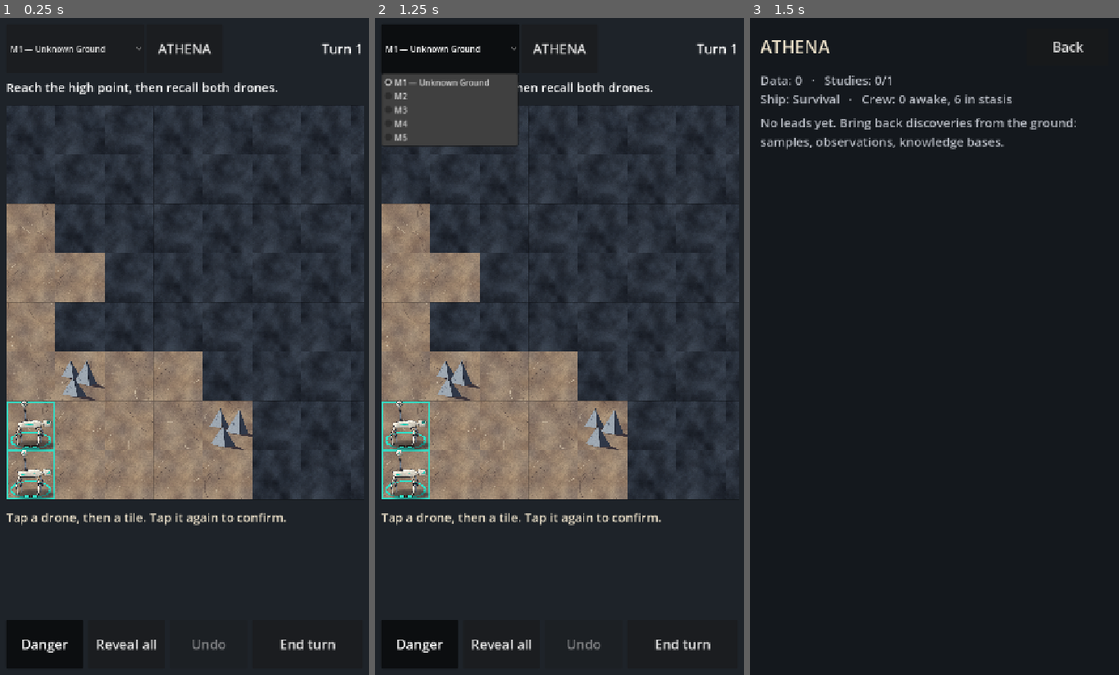
Above: before the commit, frames 1-3 (left to right).
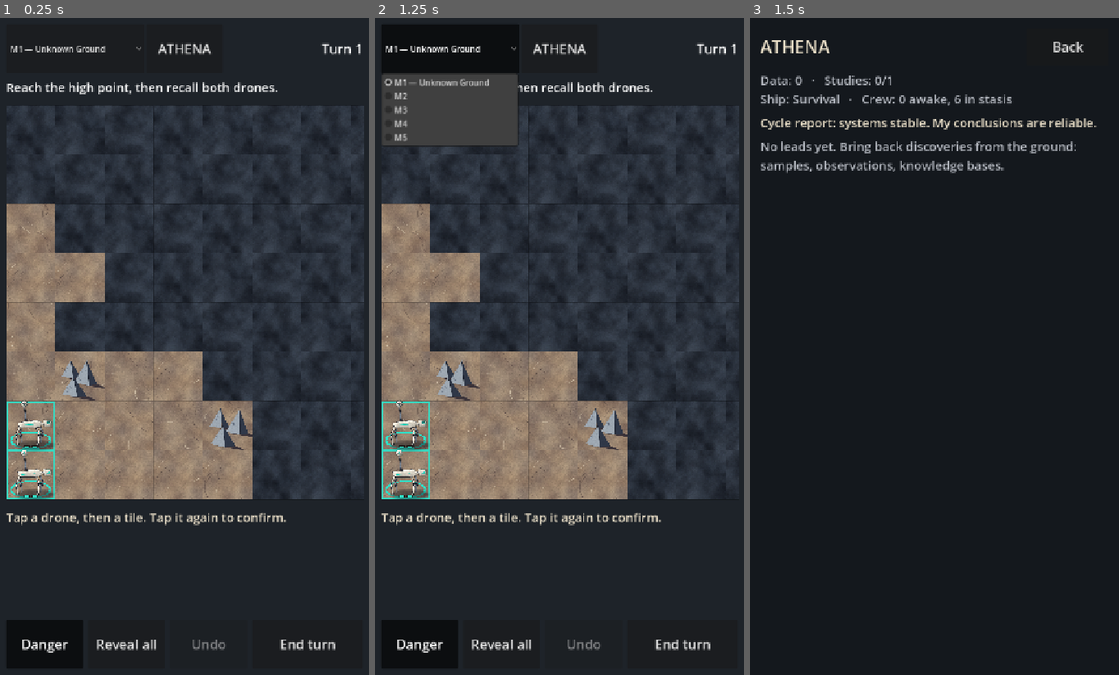
Above: after the commit, the same moments.

Repository: devdownin/Dogs
Game: Godot game, scene res://ui/main.tscn
Same seed, same stepped clock (60 frames per second), same inputs: the game is played once before the commit and once after it.
Inputs:
- Up to frame 1 (0.25 s): no input
- Up to frame 2 (1.25 s): click "M1 — Unknown Ground" at 0.5 s
- Up to frame 3 (1.5 s): click "ATHENA" at 1.25 s

Frames 1-2 are identical in both runs. In frame 3, 2.3% of the frame differs, in the area x 2-94%, y 15-24%.

Commit message:
Silence radio, indices de l'Acte I et doute d'ATHENA
- règle radio_silence (débloquée par l'hypothèse OBS-5) : un drone coupe sa liaison avec ATHENA,
  les Gardiens ne le voient ni ne le visent, mais il avance à l'aveugle et ne peut que se reconnecter
- parité Python/GDScript ; rejeux m4_silence et m4_piege_reconnexion ; règles sauvegardées avec la mission
- indices : M1 la balise n'intéresse personne, M3 le motif réagit à la connexion du relais,
  M5 ils visaient ce qui parlait à ATHENA (découverte obs_signal_hunt)
- doute d'ATHENA (0 à 3) : rapports de cycle de plus en plus hésitants, recommandation de réveil
- retrait de tools/__pycache__ du dépôt

Co-Authored-By: Claude Opus 5.5 <noreply@anthropic.com>
Claude-Session: https://claude.ai/code/session_01AZyzVnEZUoPFWvfp5CPjWW

Diff:
--- a/core/campaign.gd
+++ b/core/campaign.gd
@@ -122,6 +122,34 @@
 	return maxi(1, n)
 
 
+## Règles de mission débloquées par les hypothèses confirmées (ex. "radio_silence").
+func unlocked_rules() -> Array[String]:
+	var out: Array[String] = []
+	for id: String in confirmed:
+		var eff: Dictionary = hypotheses[id]["effect"]
+		if eff.get("type", "") == "unlock_rule":
+			out.append(eff["rule"])
+	return out
+
+
+## Doute d'ATHENA, de 0 à 3 : il grandit à mesure qu'elle comprend que les Gardiens
+## combattent les IA, donc elle. Il colore ses rapports ; à partir de 2, elle recommande
+## de rendre la décision à l'équipage.
+func athena_doubt() -> int:
+	var level := 0
+	if discoveries.has("obs_signal_hunt"):
+		level += 1
+	if confirmed.has("obs_5"):
+		level += 1
+	if confirmed.has("xen_3b") or confirmed.has("xen_3r"):
+		level += 1
+	return level
+
+
+func athena_recommends_waking() -> bool:
+	return athena_doubt() >= 2 and not confirmed.has("crew_commander")
+
+
 func crew_awake() -> int:
 	var n := 0
 	for id: String in confirmed:
@@ -139,7 +167,9 @@
 	var d := def.data
 	var won := game.result == "victory"
 	var recs := game.records()
+	var doubt_before := athena_doubt()
 	var summary := {
+		"doubt": -1,
 		"data": 0,
 		"materials": 0,
 		"discoveries": [] as Array[String],
@@ -185,6 +215,8 @@
 	if not game.neutralized.is_empty():
 		_discover("debris_guardian", summary)
 	_tick(summary)
+	if athena_doubt() > doubt_before:
+		summary["doubt"] = athena_doubt()
 	return summary
 
 
--- a/core/game_state.gd
+++ b/core/game_state.gd
@@ -31,6 +31,7 @@
 const NO_CELL := Vector2i(-1, -1)
 
 var def: MissionDef
+var rules: Dictionary[String, bool] = {}  # règles débloquées par la campagne (radio_silence…)
 var units: Dictionary[String, Dictionary] = {}
 var guards: Dictionary[String, Dictionary] = {}
 var recolored: Dictionary[Vector2i, bool] = {}
@@ -63,8 +64,10 @@
 var _seq: Dictionary[String, int] = {}
 
 
-func _init(mission: MissionDef) -> void:
+func _init(mission: MissionDef, unlocked: Array = []) -> void:
 	def = mission
+	for r: String in unlocked:
+		rules[r] = true
 	var d := def.data
 	for u: Dictionary in d["deployment"]["units"]:
 		units[u["id"]] = {
@@ -75,7 +78,8 @@
 			"moved": false,
 			"acted": false,
 			"braced": false,
-			"rampart": false
+			"rampart": false,
+			"silent": false
 		}
 	for g: Dictionary in d["guardians"]:
 		var route: Array[Vector2i] = []
@@ -143,6 +147,9 @@
 	var out: Array[Dictionary] = []
 	var u := units[uid]
 	if u["status"] != "active" or u["acted"] or not result.is_empty():
+		return out
+	if u["silent"]:
+		out.append({"kind": "reconnect", "target": NO_CELL, "feature": ""})
 		return out
 	for fid in def.features:
 		var f := def.features[fid]
@@ -168,6 +175,8 @@
 	if u["type"] == "protector":
 		out.append({"kind": "rampart", "target": NO_CELL, "feature": ""})
 	out.append({"kind": "brace", "target": NO_CELL, "feature": ""})
+	if rules.has("radio_silence"):
+		out.append({"kind": "silence", "target": NO_CELL, "feature": ""})
 	if extraction_open and def.extraction.has(u["pos"]):
 		out.append({"kind": "extract", "target": NO_CELL, "feature": ""})
 	return out
@@ -220,7 +229,7 @@
 ## Un drone peut-il frapper la case `t` (portée, ligne de vue) ?
 func can_attack(uid: String, t: Vector2i) -> bool:
 	var u := units[uid]
-	if not ATTACK.has(u["type"]) or u["status"] != "active" or u["acted"]:
+	if not ATTACK.has(u["type"]) or u["status"] != "active" or u["acted"] or u["silent"]:
 		return false
 	var d := Cells.manhattan(u["pos"], t)
 	return (
@@ -272,7 +281,8 @@
 		terrains_entered[def.terrain(p)] = true
 		if recolored.has(p):
 			territory_entered = true
-		revealed.merge(def.vision(p, UNITS[u["type"]][2]))
+		if not u["silent"]:
+			revealed.merge(def.vision(p, UNITS[u["type"]][2]))
 	u["pos"] = dest
 	u["moved"] = true
 	_emit({"type": "unit_moved", "unit": uid, "path": path})
@@ -281,7 +291,8 @@
 	return true
 
 
-## kind : "interact", "interface", "probe", "extract", "attack", "brace", "rampart", "repair".
+## kind : "interact", "interface", "probe", "extract", "attack", "brace", "rampart", "repair",
+## "silence", "reconnect".
 ## `target` : case du point d'intérêt, centre de la Sonde, Gardien visé ou allié à réparer.
 func action(uid: String, kind: String, target := Vector2i(-1, -1)) -> bool:
 	if not _can_command(uid):
@@ -289,7 +300,19 @@
 	var u := units[uid]
 	if u["acted"]:
 		return _refuse("%s a déjà agi" % uid)
+	if u["silent"] and kind != "reconnect":
+		return _refuse("%s est en silence radio" % uid)
 	match kind:
+		"silence":
+			if not rules.has("radio_silence"):
+				return _refuse("silence radio non débloqué")
+			u["silent"] = true
+			_emit({"type": "unit_silenced", "unit": uid})
+		"reconnect":
+			if not u["silent"]:
+				return _refuse("%s est déjà relié" % uid)
+			u["silent"] = false
+			_emit({"type": "unit_reconnected", "unit": uid})
 		"extract":
 			if not extraction_open or not def.extraction.has(u["pos"]):
 				return _refuse("%s : rappel impossible ici" % uid)
@@ -510,7 +533,8 @@
 					var full := MissionDef.trace(res["prev"], g["pos"], target)
 					for p in full.slice(0, PATROLLER_MOVE):
 						if unit_at.has(p):
-							detected[p] = true  # un drone barre la route
+							if not units[unit_at[p]]["silent"]:
+								detected[p] = true  # un drone barre la route
 							break
 						path.append(p)
 						if _next_to_any(p, protectors):
@@ -525,9 +549,10 @@
 		pl["watched"] = seen
 		watched.merge(seen)
 		out_guards[gid] = pl
-	var hp: Dictionary[String, int] = {}
+	var hp: Dictionary[String, int] = {}  # drones visibles : un drone en silence n'est ni vu ni visé
 	for id in active_units():
-		hp[id] = units[id]["hp"]
+		if not units[id]["silent"]:
+			hp[id] = units[id]["hp"]
 	var cells: Array[Vector2i] = []
 	cells.assign(gpos.values())
 	var attacks: Array[Dictionary] = []
@@ -566,7 +591,7 @@
 		attacks.append({"guardian": gid, "unit": best, "damage": dmg, "from": pos})
 	for p: Vector2i in unit_at:
 		var id := unit_at[p]
-		if hp[id] <= 0:
+		if not hp.has(id) or hp[id] <= 0:
 			continue
 		if (
 			(watched.has(p) and not _hidden(id, cells))
@@ -860,7 +885,11 @@
 func _refresh_vision() -> void:
 	current_vision.clear()
 	for id in active_units():
-		current_vision.merge(def.vision(units[id]["pos"], UNITS[units[id]["type"]][2]))
+		var u := units[id]
+		if u["silent"]:
+			current_vision[u["pos"]] = true  # en silence radio, ATHENA ne reçoit plus rien
+		else:
+			current_vision.merge(def.vision(u["pos"], UNITS[u["type"]][2]))
 	current_vision.merge(probed)
 	revealed.merge(current_vision)
 	for gid in guards:
--- a/core/save_store.gd
+++ b/core/save_store.gd
@@ -55,7 +55,9 @@
 
 
 ## Les commandes portent des cases (Vector2i) : on les écrit sous forme « E5 ».
-static func save_mission(mission_id: String, log: Array[Dictionary]) -> bool:
+static func save_mission(
+	mission_id: String, log: Array[Dictionary], rules: Array[String] = []
+) -> bool:
 	var cmds: Array = []
 	for cmd in log:
 		var c := {}
@@ -66,10 +68,10 @@
 			else:
 				c[k] = v
 		cmds.append(c)
-	return write(MISSION, {"format": FORMAT, "mission": mission_id, "log": cmds})
+	return write(MISSION, {"format": FORMAT, "mission": mission_id, "log": cmds, "rules": rules})
 
 
-## {mission, log} avec les cases reconverties, ou {} si rien d'exploitable.
+## {mission, log, rules} avec les cases reconverties, ou {} si rien d'exploitable.
 static func load_mission() -> Dictionary:
 	var d := read(MISSION)
 	if int(d.get("format", 0)) != FORMAT or not d.has("mission"):
@@ -81,4 +83,4 @@
 			if cmd.has(k):
 				cmd[k] = Vector2i(-1, -1) if cmd[k] == "-" else Cells.parse(cmd[k])
 		log.append(cmd)
-	return {"mission": d["mission"], "log": log}
+	return {"mission": d["mission"], "log": log, "rules": d.get("rules", [])}
--- a/data/i18n/missions.csv
+++ b/data/i18n/missions.csv
@@ -23,7 +23,7 @@
 M3_RELAY,Point de relais,Relay point
 M3_RUIN,Ruine,Ruin
 M3_COUNTDOWN,Fermeture de l'extraction,Extraction closing
-M3_DLG_REACTION,Le sol a changé depuis votre passage. Il progresse vers vous.,The ground has changed since you passed. It is moving toward you.
+M3_DLG_REACTION,Le motif s'est mis en mouvement à l'instant où le relais s'est connecté à moi. Pas avant.,The pattern started moving the moment the relay connected to me. Not before.
 M4_TITLE,Le veilleur,The Watcher
 M4_OBJ_MAIN,Activer la balise sur le plateau avec le Technicien.,Activate the beacon on the plateau with the Technician.
 M4_REC_QUIET,Ne jamais dépasser le cran Veille.,Never rise above Watch.
@@ -46,5 +46,6 @@
 M5_REC_SPARE,Ne neutraliser aucun Gardien.,Neutralize no Guardian.
 M5_COUNTDOWN,Émission,Transmission
 M5_DLG_SIGNAL,Émission en cours. Trois cycles. Ils vont converger vers le relais : probabilité élevée.,Transmission under way. Three cycles. They will converge on the relay: high probability.
-M5_DLG_SENT,Signal reçu à bord. C'est la première fois que vous me parlez depuis le sol.,Signal received aboard. This is the first time you have spoken to me from the ground.
+M5_DLG_SENT,Signal reçu. Ils n'ont jamais visé le relais : ils visaient ce qui me parlait.,Signal received. They never targeted the relay: they targeted whatever was talking to me.
 TIP_COMBAT,Les Gardiens annoncent leurs coups. Se tapir : −1 dégât. Un coup porte toujours au moins 1.,Guardians announce their strikes. Brace: −1 damage. A hit always deals at least 1.
+M1_DLG_TRACKED,La balise d'atterrissage émet en continu. Rien ne s'en approche. Ce sont les drones que quelque chose observe.,The landing beacon broadcasts constantly. Nothing approaches it. Something is watching the drones.
--- a/data/i18n/research.csv
+++ b/data/i18n/research.csv
@@ -59,3 +59,6 @@
 HYP_CREW_XENOLOGIST_FX,Xénologie : 1 cycle de moins. Support vital : −1 Énergie.,Xenology: 1 cycle less. Life support: −1 Energy.
 HYP_CREW_COMMANDER_FX,Ouvre des options de décision à l'Acte IV. Support vital : −1 Énergie.,Unlocks decision options in Act IV. Life support: −1 Energy.
 HYP_CREW_PILOT_FX,« Fenêtre de transit » : 2 tours de plus. Support vital : −1 Énergie.,"""Transit Window"": 2 more turns. Life support: −1 Energy."
+DISC_OBS_SIGNAL_HUNT,Ils traquent ce qui parle à ATHENA,They hunt what speaks to ATHENA
+HYP_OBS_5,Silence radio,Radio silence
+HYP_OBS_5_FX,"Un drone peut couper sa liaison avec ATHENA : les Gardiens ne le voient plus, mais il avance à l'aveugle et ne peut plus agir avant de se reconnecter.","A drone can cut its link to ATHENA: Guardians no longer see it, but it moves blind and cannot act until it reconnects."
--- a/data/i18n/ui.csv
+++ b/data/i18n/ui.csv
@@ -75,3 +75,12 @@
 STAGE_RESEARCH,Recherche,Research
 STAGE_PROJECTION,Projection,Projection
 STAGE_NAVIGATION,Navigation,Navigation
+UI_ACT_SILENCE,Silence radio,Radio silence
+UI_ACT_RECONNECT,Reconnecter,Reconnect
+UI_SILENCED,%s coupe sa liaison avec ATHENA.,%s cuts its link to ATHENA.
+UI_RECONNECTED,%s est de nouveau relié.,%s is linked again.
+RES_RECOMMENDED,recommandé par ATHENA,recommended by ATHENA
+ATHENA_NOTE_0,Rapport de cycle : systèmes stables. Mes conclusions sont fiables.,Cycle report: systems stable. My conclusions are reliable.
+ATHENA_NOTE_1,Rapport de cycle : ils traquent ce qui me parle. Je n'en tire aucune conclusion. Je préfère vous le signaler.,Cycle report: they hunt whatever talks to me. I draw no conclusion from it. I would rather tell you.
+ATHENA_NOTE_2,"Rapport de cycle : en silence, les drones passent. Ce que les Gardiens combattent, c'est moi. Je recommande de réveiller l'équipage dès que les caissons le permettront. Je ne devrais pas être seule à décider.","Cycle report: in silence, the drones get through. What the Guardians fight is me. I recommend waking the crew as soon as the pods allow. I should not be the only one deciding."
+ATHENA_NOTE_3,Rapport de cycle : je comprends la chute. Je comprends aussi pourquoi ils m'arrêteraient. Les décisions qui suivent ne devraient plus m'appartenir.,Cycle report: I understand the fall. I also understand why they would stop me. The decisions ahead should no longer be mine.
--- a/data/missions/m1_sol_inconnu.json
+++ b/data/missions/m1_sol_inconnu.json
@@ -59,6 +59,8 @@
         { "type": "dialogue", "lines": [ { "speaker": "athena", "key": "M1_DLG_FRAGMENTS" } ] },
         { "type": "show_tip", "key": "TIP_EXTRACT" }
       ] },
+    { "id": "t_tracked", "when": { "type": "turn_start", "turn": 3 },
+      "do": [ { "type": "dialogue", "lines": [ { "speaker": "athena", "key": "M1_DLG_TRACKED" } ] } ] },
     { "id": "t_outro", "when": { "type": "all_units_extracted" },
       "do": [ { "type": "cinematic", "key": "M1_OUTRO_SILHOUETTE" } ] }
   ],
--- a/data/missions/m5_prix_signal.json
+++ b/data/missions/m5_prix_signal.json
@@ -211,6 +211,12 @@
       "gauge": "concord",
       "delta": 1,
       "if_record": "r_spare"
+    },
+    {
+      "type": "discoveries",
+      "ids": [
+        "obs_signal_hunt"
+      ]
     }
   ]
 }
--- /dev/null
+++ b/data/replays/m4_piege_reconnexion.json
@@ -0,0 +1,11 @@
+{
+  "mission": "m4_le_veilleur",
+  "description": "Piège : se reconnecter en D6 sous le regard de la Sentinelle ; la détection reprend dès la phase suivante.",
+  "rules": ["radio_silence"],
+  "turns": [
+    [ { "unit": "tec", "move": "D7", "act": "silence" } ],
+    [ { "unit": "tec", "move": "D6" } ],
+    [ { "unit": "tec", "act": "reconnect" } ]
+  ],
+  "expect": { "result": null, "alert_max": "warning" }
+}
--- /dev/null
+++ b/data/replays/m4_silence.json
@@ -0,0 +1,15 @@
+{
+  "mission": "m4_le_veilleur",
+  "description": "Silence radio débloqué : le Technicien attend dans le regard de la Sentinelle sans être vu, puis se reconnecte hors de vue avant d'activer la balise.",
+  "rules": ["radio_silence"],
+  "turns": [
+    [ { "unit": "tec", "move": "D7", "act": "silence" } ],
+    [ { "unit": "tec", "move": "D6" } ],
+    [],
+    [ { "unit": "tec", "move": "D3" } ],
+    [ { "unit": "tec", "move": "E2", "act": "reconnect" } ],
+    [ { "unit": "tec", "act": "interface", "target": "E1" } ]
+  ],
+  "expect": { "result": "victory", "turn": 6, "alert_max": "watch", "records": { "r_quiet": true },
+    "state": { "units": { "tec": ["E2", 2, "active"] } } }
+}
--- a/data/research/discoveries.json
+++ b/data/research/discoveries.json
@@ -6,6 +6,12 @@
       "nature": "observation",
       "source_mission": "m4",
       "title_key": "DISC_OBS_SENTINEL_CYCLE"
+    },
+    {
+      "id": "obs_signal_hunt",
+      "nature": "observation",
+      "source_mission": "m5",
+      "title_key": "DISC_OBS_SIGNAL_HUNT"
     },
     {
       "id": "sample_recolored_soil",
--- a/data/research/tree.json
+++ b/data/research/tree.json
@@ -73,6 +73,22 @@
       }
     },
     {
+      "id": "obs_5",
+      "branch": "observation",
+      "title_key": "HYP_OBS_5",
+      "requires": {
+        "discoveries": [
+          "obs_signal_hunt"
+        ]
+      },
+      "cycles": 1,
+      "data_cost": 4,
+      "effect": {
+        "type": "unlock_rule",
+        "rule": "radio_silence"
+      }
+    },
+    {
       "id": "lia_1",
       "branch": "link",
       "title_key": "HYP_LIA_1",
--- a/tests/run_campaign.gd
+++ b/tests/run_campaign.gd
@@ -11,6 +11,7 @@
 func _init() -> void:
 	_test_tree()
 	_test_exclusive()
+	_test_athena()
 	_test_store()
 	print("%d échec(s)" % _failed)
 	quit(1 if _failed > 0 else 0)
@@ -73,6 +74,24 @@
 	_check(c.cycles_needed("xen_3r") == 2, "la xénologue réveillée raccourcit la Xénologie")
 
 
+func _test_athena() -> void:
+	var c := Campaign.new()
+	_check(c.athena_doubt() == 0 and c.unlocked_rules().is_empty(), "ATHENA sûre d'elle au départ")
+	var s5 := _apply(c, "m5_reference")
+	_check(c.discoveries.has("obs_signal_hunt"), "M5 : ils traquent ce qui parle à ATHENA")
+	_check(int(s5["doubt"]) == 1, "le bilan de M5 rapporte le premier doute")
+	_check(c.state("obs_5") == "available", "« Silence radio » devient étudiable")
+	_check(c.start_study("obs_5"), "étudier « Silence radio »")
+	var s4 := _apply(c, "m4_reference")
+	_check(c.unlocked_rules() == ["radio_silence"], "silence radio débloqué pour les missions")
+	_check(c.athena_doubt() == 2 and int(s4["doubt"]) == 2, "second doute : ATHENA se sait visée")
+	_check(c.athena_recommends_waking(), "ATHENA recommande de réveiller l'équipage")
+	c.confirmed["crew_commander"] = true
+	_check(
+		not c.athena_recommends_waking(), "plus de recommandation une fois la commandante éveillée"
+	)
+
+
 func _test_store() -> void:
 	var path := "user://test_store.json"
 	SaveStore.erase(path)
@@ -91,8 +110,12 @@
 		{"t": "act", "unit": "pro", "kind": "brace", "target": Vector2i(-1, -1)},
 		{"t": "end"}
 	]
-	SaveStore.save_mission("m5_prix_signal", log)
+	SaveStore.save_mission("m5_prix_signal", log, ["radio_silence"] as Array[String])
 	var back := SaveStore.load_mission()
+	_check(
+		back["rules"] == ["radio_silence"],
+		"les règles débloquées sont sauvegardées avec la mission"
+	)
 	_check(back["mission"] == "m5_prix_signal", "mission en cours retrouvée")
 	_check(
 		JSON.stringify(back["log"]) == JSON.stringify(log),
--- a/tests/run_replays.gd
+++ b/tests/run_replays.gd
@@ -38,7 +38,7 @@
 	var def := MissionLoader.load_mission(MISSIONS + rep["mission"] + ".json")
 	if def == null:
 		return PackedStringArray(["mission introuvable ou invalide"])
-	var g := GameState.new(def)
+	var g := GameState.new(def, rep.get("rules", []))
 	for cmds: Array in rep["turns"]:
 		g.start_turn()
 		for c: Dictionary in cmds:
--- a/tests/run_ui.gd
+++ b/tests/run_ui.gd
@@ -118,6 +118,7 @@
 	await _test_combat(main)
 	main = await _test_resume(main)
 	await _test_research(main)
+	await _test_silence(main)
 	SaveStore.erase(SaveStore.MISSION)
 	SaveStore.erase(SaveStore.CAMPAIGN)
 
@@ -381,6 +382,40 @@
 	_check(not main._research.visible, "retour à la carte")
 
 
+## Silence radio, une fois l'hypothèse confirmée : le drone disparaît des intentions.
+func _test_silence(main: Control) -> void:
+	var c: Campaign = main.campaign
+	c.discoveries["obs_signal_hunt"] = true
+	c.confirmed["obs_5"] = true
+	main.open_research()
+	await _shot(main, "athena_doute")
+	main._research.closed.emit()
+	main.load_mission(3)
+	_tap(main, "D10")
+	_tap(main, "D7")
+	_tap(main, "D7")
+	var kinds: Array = main.game.available_actions("tec").map(
+		func(a: Dictionary) -> String: return a["kind"]
+	)
+	_check(kinds.has("silence"), "« Silence radio » proposé une fois débloqué")
+	main.do_action({"kind": "silence", "target": Vector2i(-1, -1)})
+	_check(main.game.units["tec"]["silent"], "le Technicien coupe sa liaison")
+	main.end_turn()
+	_tap(main, "D7")
+	_tap(main, "D6")
+	_tap(main, "D6")
+	main.end_turn()
+	main.selected = "tec"
+	main._refresh()
+	kinds = main.game.available_actions("tec").map(func(a: Dictionary) -> String: return a["kind"])
+	_check(kinds == ["reconnect"], "en silence, seule la reconnexion est possible")
+	await _shot(main, "m4_silence")
+	main.end_turn()
+	_check(
+		main.game.alert == 0, "en silence, attendre sous le regard de la Sentinelle ne trahit pas"
+	)
+
+
 func _tap(main: Control, cell: String) -> void:
 	main.tap_cell(Cells.parse(cell))
 
--- a/ui/board_view.gd
+++ b/ui/board_view.gd
@@ -379,8 +379,12 @@
 			draw_set_transform(c, 0.0, Vector2(1.0, 0.42))
 			draw_arc(Vector2.ZERO, s * 0.5, 0, TAU, 40, IVORY, maxf(4.0, s * 0.07))
 			draw_set_transform(Vector2.ZERO)
+		if u["silent"]:
+			tint.a = 0.45  # en silence radio : invisible pour les Gardiens, aveugle pour ATHENA
 		_sprite(u["type"], u["pos"], PACK.darkened(0.35) if spent else PACK, tint)
 		var r := cell_rect(u["pos"])
+		if u["silent"]:
+			_dashed_rect(r.grow(-s * 0.06), IVORY, s)
 		if u["rampart"]:
 			draw_rect(r.grow(-s * 0.04), PACK, false, maxf(3.0, s * 0.05))
 		if u["braced"]:
--- a/ui/main.gd
+++ b/ui/main.gd
@@ -29,6 +29,7 @@
 var _applied := false  # issue de mission déjà reportée sur la campagne
 var _summary: Dictionary = {}
 var _research: ResearchView
+var _rules: Array[String] = []  # règles débloquées, figées pour la durée de la mission
 
 var _box: VBoxContainer
 var _board: BoardView
@@ -64,6 +65,9 @@
 	if index < 0:
 		return false
 	load_mission(index)
+	_rules.assign(saved.get("rules", []))
+	_new_game()
+	_consume_events()
 	var log: Array[Dictionary] = saved["log"]
 	for cmd in log:
 		if not _apply(cmd):
@@ -79,7 +83,7 @@
 
 func _save_mission() -> void:
 	if game != null and game.result.is_empty() and not _log.is_empty():
-		SaveStore.save_mission(MISSION_IDS[_mission_index], _log)
+		SaveStore.save_mission(MISSION_IDS[_mission_index], _log, _rules)
 
 
 # ---------------------------------------------------------------- interface
@@ -259,6 +263,7 @@
 	)
 	_log.clear()
 	_countdown_labels.clear()
+	_rules = campaign.unlocked_rules()
 	_applied = false
 	_summary = {}
 	_message.text = ""
@@ -272,7 +277,7 @@
 
 
 func _new_game() -> void:
-	game = GameState.new(def)
+	game = GameState.new(def, _rules)
 	_events_seen = 0
 	selected = ""
 	preview = NONE
@@ -415,6 +420,8 @@
 	if _summary.is_empty():
 		return ""
 	var out := "\n"
+	if int(_summary.get("doubt", -1)) >= 0:
+		out += "\n" + tr("ATHENA_NOTE_%d" % _summary["doubt"]) + "\n"
 	if _summary["data"] > 0 or _summary["materials"] > 0:
 		out += "\n" + tr("UI_GAINS") % [_summary["data"], _summary["materials"]]
 	if not (_summary["stage"] as String).is_empty():
@@ -446,6 +453,10 @@
 				lines.append(tr("UI_HIT") % [e["unit"], e["damage"], e["guardian"]])
 			"unit_disabled":
 				lines.append(tr("UI_UNIT_DOWN") % e["unit"])
+			"unit_silenced":
+				lines.append(tr("UI_SILENCED") % e["unit"])
+			"unit_reconnected":
+				lines.append(tr("UI_RECONNECTED") % e["unit"])
 			"guardian_neutralized":
 				lines.append(tr("UI_GUARD_DOWN") % e["guardian"])
 			"alert_changed":
--- a/ui/research_view.gd
+++ b/ui/research_view.gd
@@ -24,6 +24,7 @@
 
 var campaign: Campaign
 var _header: Label
+var _note: Label
 var _list: VBoxContainer
 
 
@@ -51,6 +52,9 @@
 	_header = _label(24, Color("b8bcc4"))
 	_header.autowrap_mode = TextServer.AUTOWRAP_WORD_SMART
 	box.add_child(_header)
+	_note = _label(24, BoardView.IVORY)
+	_note.autowrap_mode = TextServer.AUTOWRAP_WORD_SMART
+	box.add_child(_note)
 	var scroll := ScrollContainer.new()
 	scroll.size_flags_vertical = Control.SIZE_EXPAND_FILL
 	scroll.horizontal_scroll_mode = ScrollContainer.SCROLL_MODE_DISABLED
@@ -83,6 +87,7 @@
 			6 - c.crew_awake()
 		]
 	)
+	_note.text = tr("ATHENA_NOTE_%d" % c.athena_doubt())
 	var shown := 0
 	for branch: String in Campaign.BRANCHES:
 		var ids: Array[String] = []
@@ -122,6 +127,8 @@
 	var title := _label(26, STATE_COLORS.get(st, Color.GRAY))
 	title.autowrap_mode = TextServer.AUTOWRAP_WORD_SMART
 	title.text = "%s — %s" % [tr(h["title_key"]), tr("RES_STATE_" + st.to_upper())]
+	if h["branch"] == "crew" and c.athena_recommends_waking() and st in ["lead", "available"]:
+		title.text += "  ·  " + tr("RES_RECOMMENDED")
 	box.add_child(title)
 	var detail := _label(22, Color("c8ccd2"))
 	detail.autowrap_mode = TextServer.AUTOWRAP_WORD_SMART
